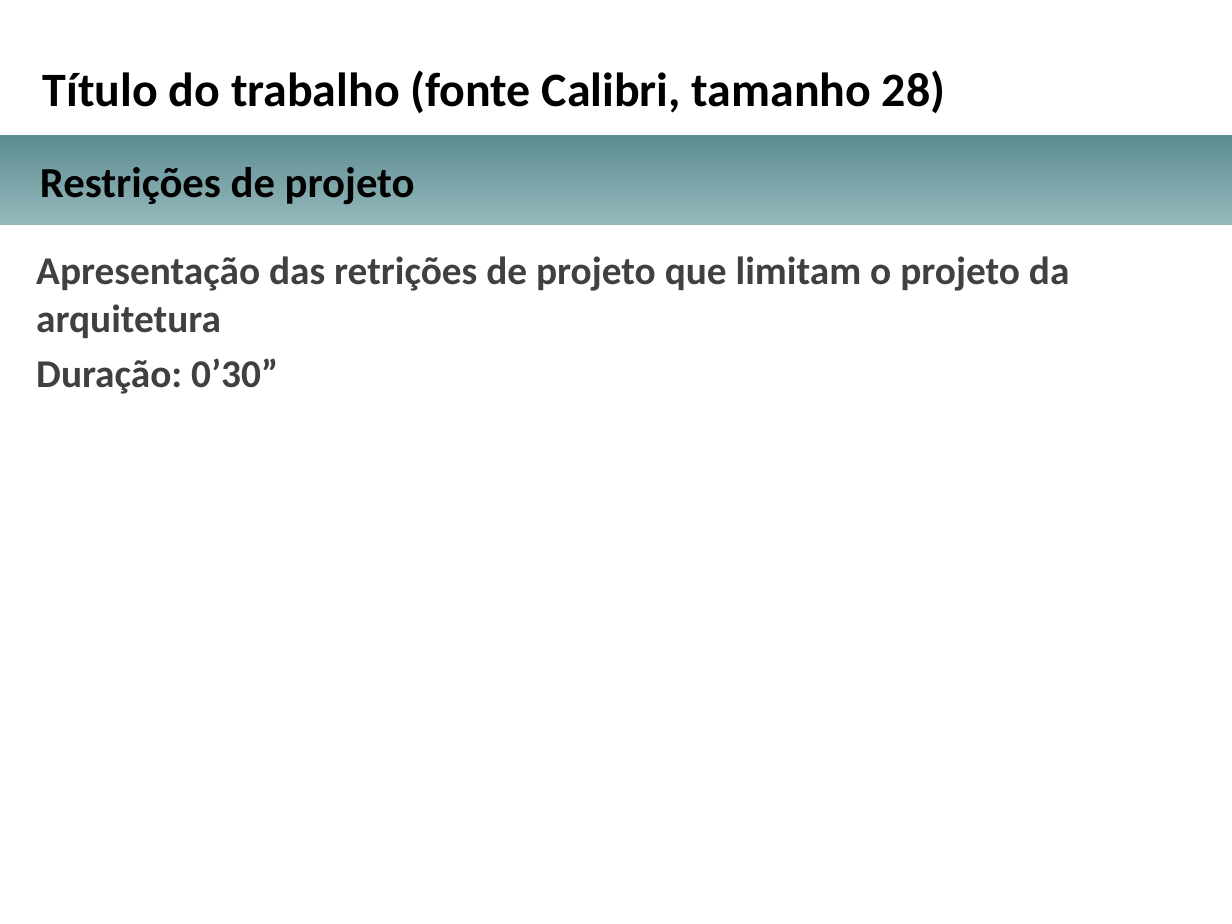
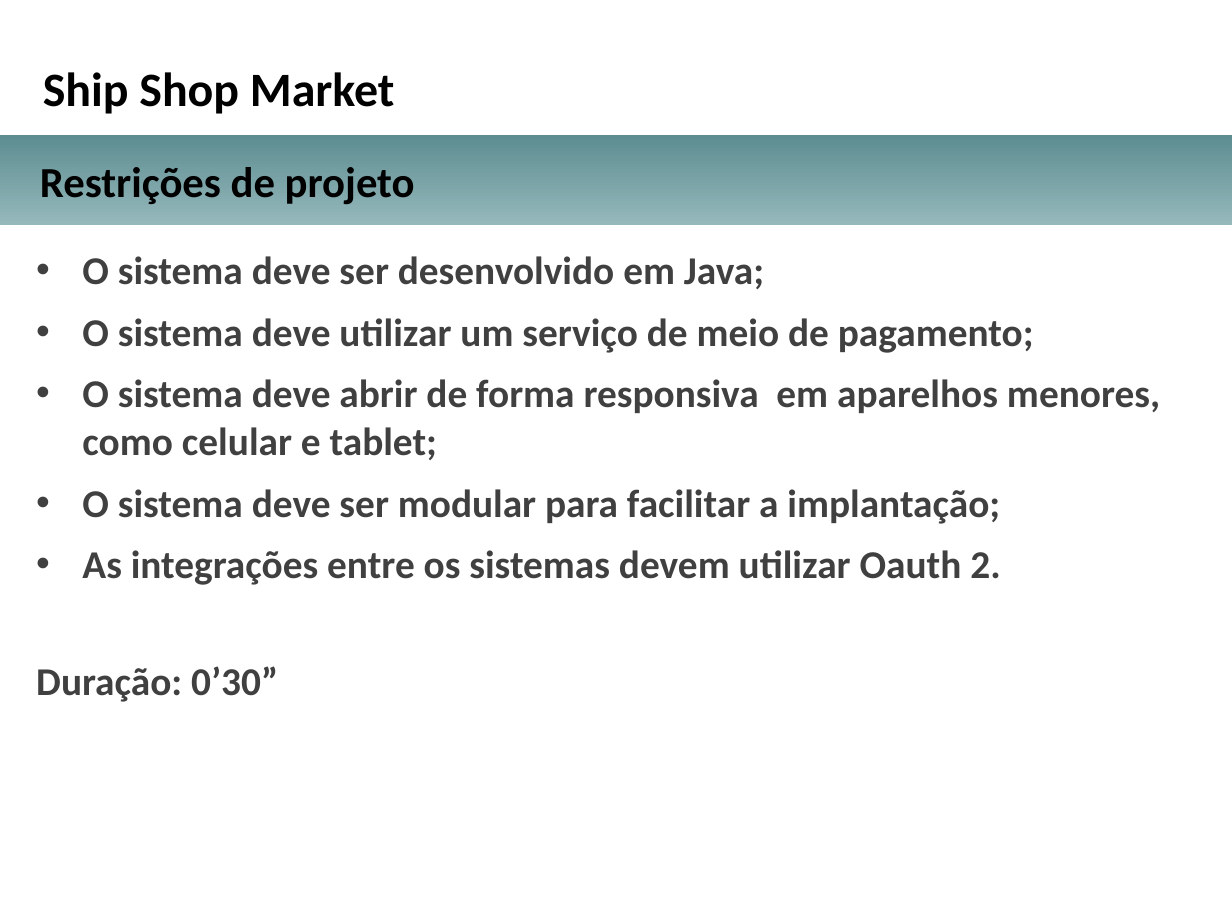
Before and after one commit to dvp333/tcc-arq-soft-dist, a slide deck: slide 5 of Enunciado e modelos/Orientação e Modelo para a Apresentação para a Banca/Apresentacao_projeto_arquitetural_TCC.pptx. Drawn at 1232x924 pixels with LibreOffice and Linux fonts; fonts in the diff are those of the drawing; background and template pictures are left out. Boxes give left, top, right and bottom in pixels: in the first picture for what was removed or moved away, otherwise in the second. Text is boxed around its words. In the diff, an @@ line names an element or a change of style, - is before the commit and + after.

```diff
--- a/Enunciado e modelos/Orientação e Modelo para a Apresentação para a Banca/Apresentacao_projeto_arquitetural_TCC.pptx
+++ b/Enunciado e modelos/Orientação e Modelo para a Apresentação para a Banca/Apresentacao_projeto_arquitetural_TCC.pptx
@@ text at (x1=43, y1=72, x2=394, y2=114): text changed @@
-Título do trabalho (fonte Calibri, tamanho 28)
+Ship Shop Market
@@ text at (x1=82, y1=256, x2=1160, y2=585): text changed @@
-Apresentação das retrições de projeto que limitam o projeto da arquitetura
+• O sistema deve ser desenvolvido em Java;
+• O sistema deve utilizar um serviço de meio de pagamento;
+• O sistema deve abrir de forma responsiva em aparelhos menores, como celular e tablet;
+• O sistema deve ser modular para facilitar a implantação;
+• As integrações entre os sistemas devem utilizar Oauth 2.
```
Also in this commit, not shown: 10 other slides changed.
